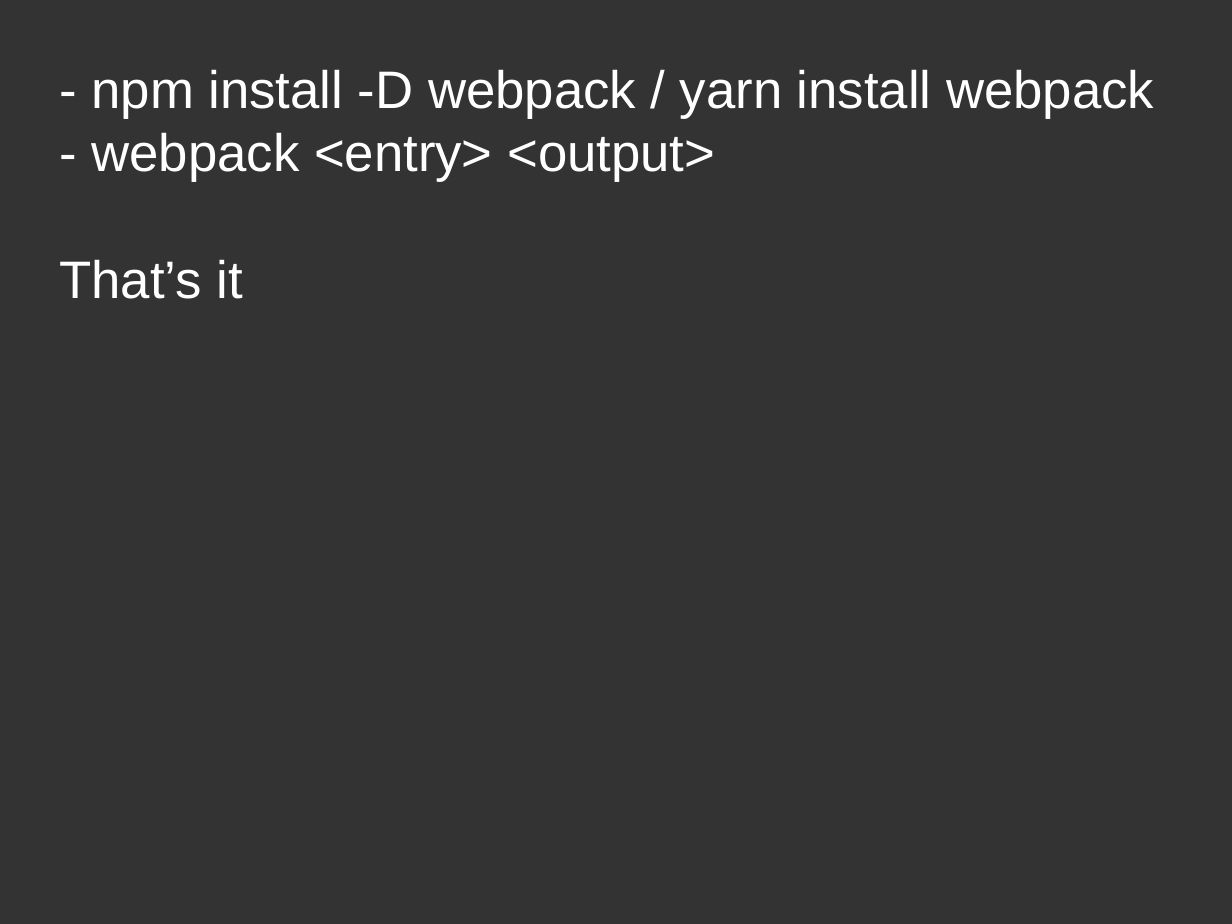
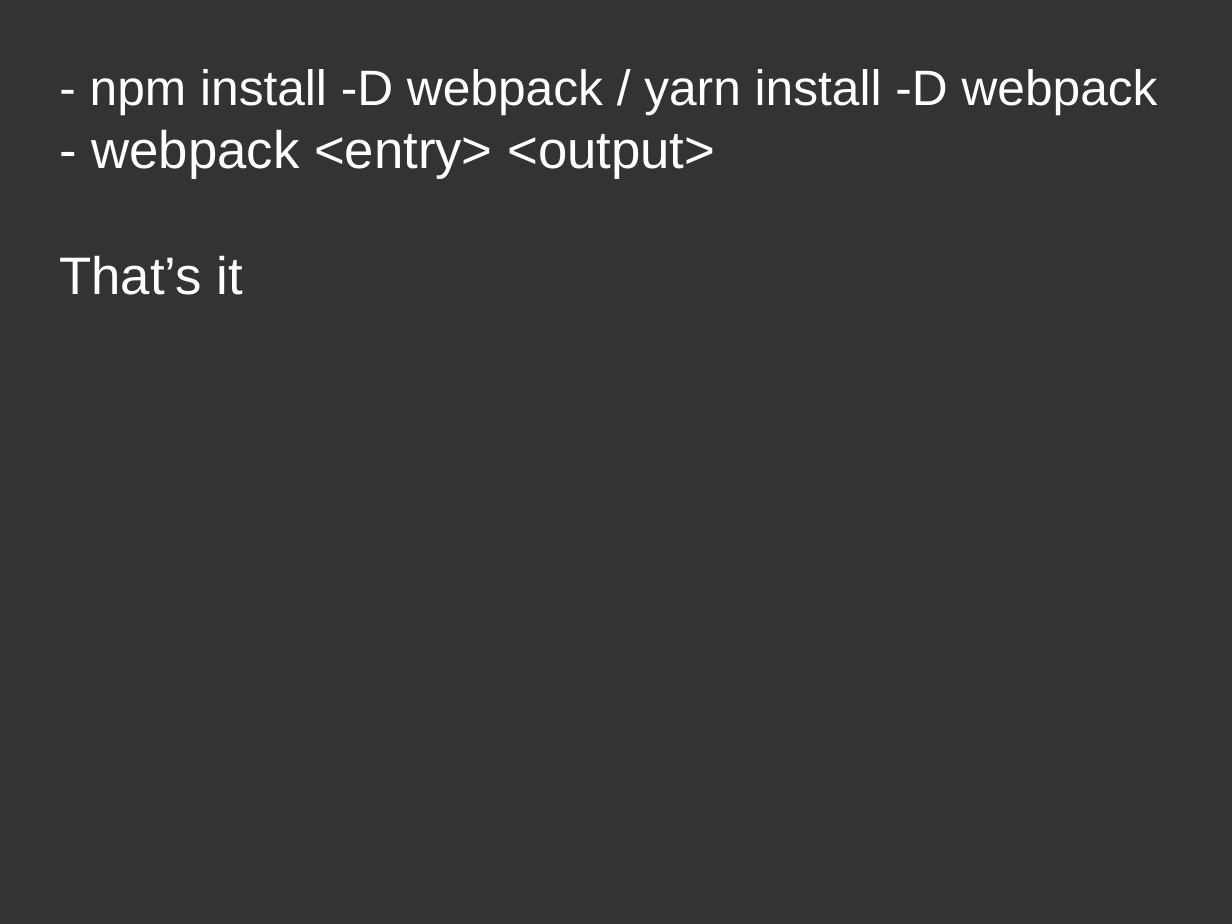
Before and after one commit to DanYellow/misc-tests, a slide deck: slide 27 of webpack-presentation-examples/webpack-presentation.odp. Drawn at 1232x924 pixels with LibreOffice and Linux fonts; fonts in the diff are those of the drawing. Boxes give left, top, right and bottom in pixels: in the first picture for what was removed or moved away, otherwise in the second. Text is boxed around its words. In the diff, an @@ line names an element or a change of style, - is before the commit and + after.

```diff
--- a/webpack-presentation-examples/webpack-presentation.odp
+++ b/webpack-presentation-examples/webpack-presentation.odp
@@ title at bbox=[59, 69, 1158, 295]: text changed; size 34 to 32 pt @@
-- npm install -D webpack / yarn install webpack
-- webpack <entry> <output>
-That’s it
+- npm install -D webpack / yarn install -D webpack
+- webpack <entry> <output>
+That’s it
```
Also in this commit, not shown: 3 other slides changed, 4 other files.
